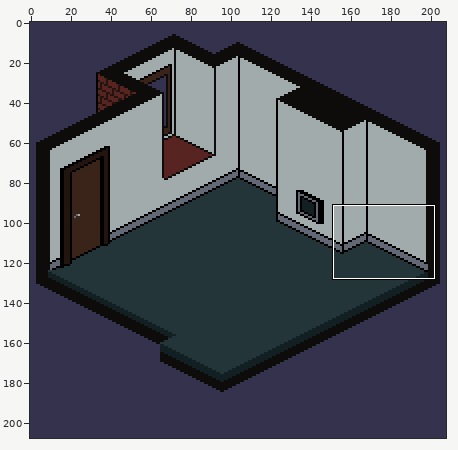
Pixel-art file -- May_2021/IsometricLivingRoom.aseprite. The first picture is a wide view before the edit; the outline marks the close-up.
Close-up. Before the commit:
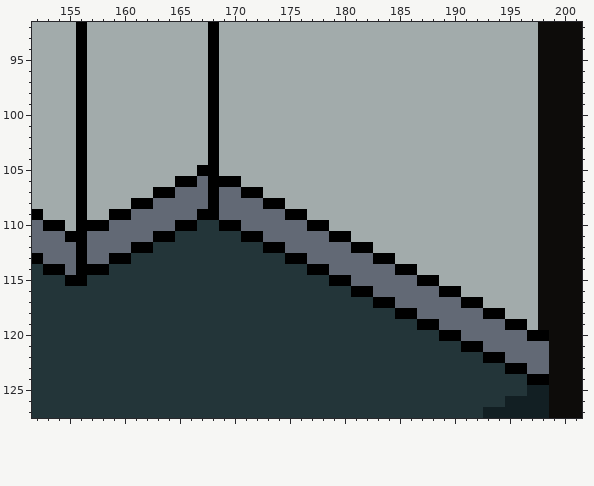
208x208 pixels, 1 frame. Shown: x 152..201, y 92..127.
The same view after the edit:
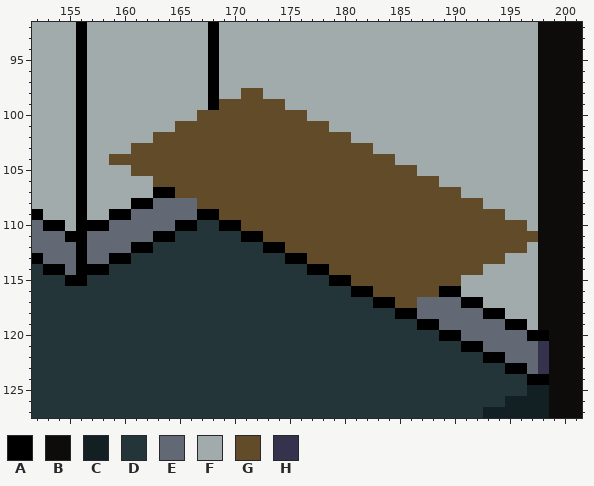
Palette (. is transparent): A #000000  B #0d0c0a  C #121f23  D #233539  E #626975  F #a2abab  G #624b29  H #34324d
Edits made:
layer "SarasDesk" added
Layers "SarasDesk", "WallFoot":
y 98: x 171..172 FF -> GG
y 99: x 169..174 FFFFFF -> GGGGGG
y 100: x 167..176 FAFFFFFFFF -> GGGGGGGGGG
y 101: x 165..178 FFFAFFFFFFFFFF -> GGGGGGGGGGGGGG
y 102: x 163..180 FFFFFAFFFFFFFFFFFF -> GGGGGGGGGGGGGGGGGG
y 103: x 161..182 FFFFFFFAFFFFFFFFFFFFFF -> GGGGGGGGGGGGGGGGGGGGGG
y 104: x 159..184 FFFFFFFFFAFFFFFFFFFFFFFFFF -> GGGGGGGGGGGGGGGGGGGGGGGGGG
y 105: x 161..186 FFFFFFAAFFFFFFFFFFFFFFFFFF -> GGGGGGGGGGGGGGGGGGGGGGGGGG
y 106: x 163..188 FFAAEAAAFFFFFFFFFFFFFFFFFF -> GGGGGGGGGGGGGGGGGGGGGGGGGG
y 107: x 165..190 EEEAEEAAFFFFFFFFFFFFFFFFFF -> GGGGGGGGGGGGGGGGGGGGGGGGGG
y 108: x 167..192 EAEEEEAAFFFFFFFFFFFFFFFFFF -> GGGGGGGGGGGGGGGGGGGGGGGGGG
y 109: x 169..194 EEEEEEAAFFFFFFFFFFFFFFFFFF -> GGGGGGGGGGGGGGGGGGGGGGGGGG
y 110: x 171..196 EEEEEEAAFFFFFFFFFFFFFFFFFF -> GGGGGGGGGGGGGGGGGGGGGGGGGG
y 111: x 173..197 EEEEEEAAFFFFFFFFFFFFFFFFF -> GGGGGGGGGGGGGGGGGGGGGGGGG
y 112: x 175..196 EEEEEEAAFFFFFFFFFFFFFF -> GGGGGGGGGGGGGGGGGGGGGG
y 113: x 177..194 EEEEEEAAFFFFFFFFFF -> GGGGGGGGGGGGGGGGGG
y 114: x 179..192 EEEEEEAAFFFFFF -> GGGGGGGGGGGGGG
y 115: x 181..190 EEEEEEAAFF -> GGGGGGGGGG
y 116: x 183..188 EEEEEE -> GGGGGG
y 117: x 185..186 EE -> GG
y 121..123: x 198 E -> H
